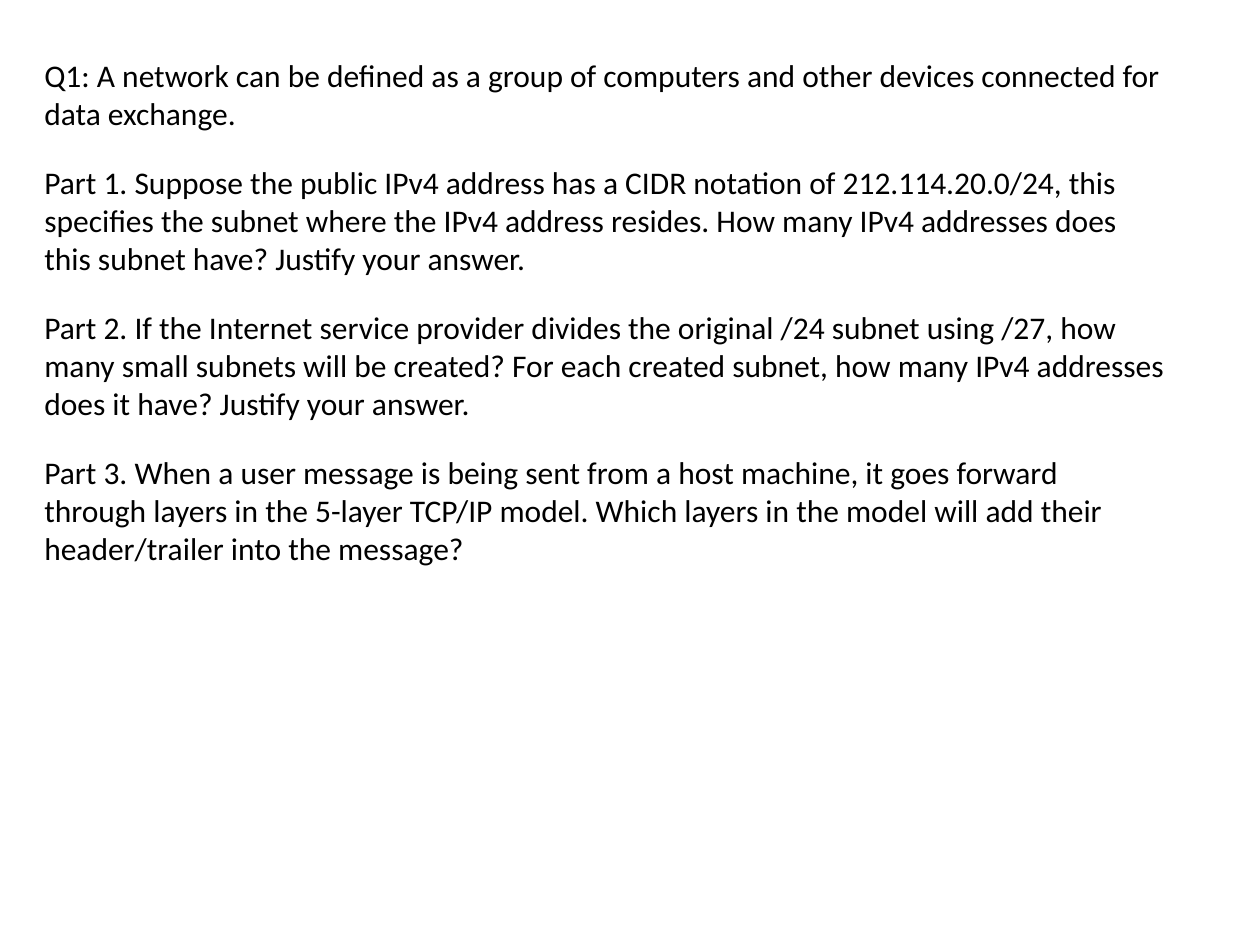
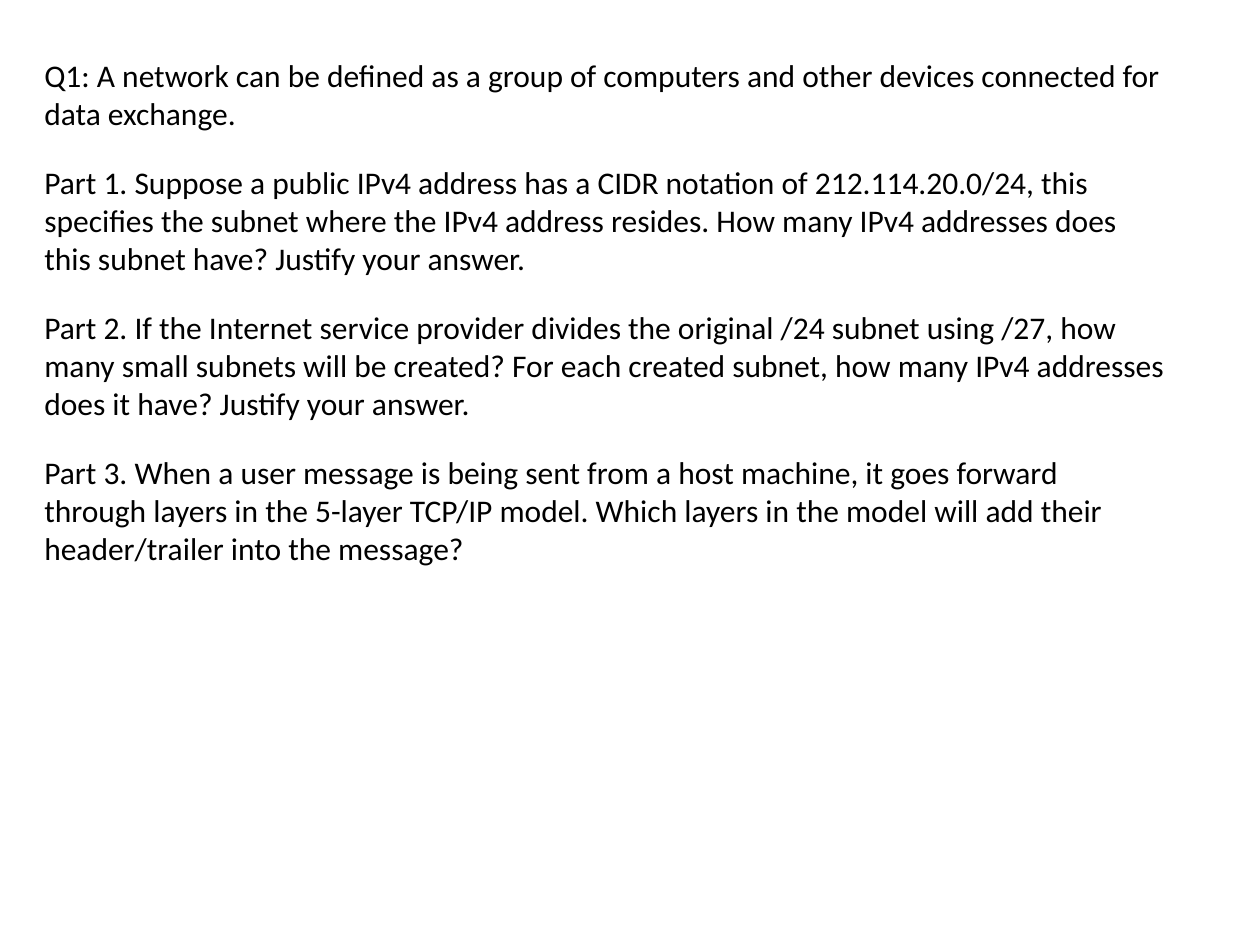
Before and after one commit to zhangzhics/CITS5503_Sem2, a slide deck: slide 55 of Lectures2024/CITS5503APIGateway_week12.pptx. Drawn at 1260x945 pixels with LibreOffice and Linux fonts; fonts in the diff are those of the drawing. Boxes give left, top, right and bottom in pixels: in the first picture for what was removed or moved away, otherwise in the second. Text is boxed around its words. In the diff, an @@ line names an element or a change of style, - is before the commit and + after.

Commit message:
typos corrected in week 12

```diff
--- a/Lectures2024/CITS5503APIGateway_week12.pptx
+++ b/Lectures2024/CITS5503APIGateway_week12.pptx
@@ text at (x1=44, y1=172, x2=1116, y2=275): text changed @@
-Part 1. Suppose the public IPv4 address has a CIDR notation of 212.114.20.0/24, this specifies the subnet where the IPv4 address resides. How many IPv4 addresses does this subnet have? Justify your answer.
+Part 1. Suppose a public IPv4 address has a CIDR notation of 212.114.20.0/24, this specifies the subnet where the IPv4 address resides. How many IPv4 addresses does this subnet have? Justify your answer.
```
Also in this commit, not shown: 10 other slides changed.
